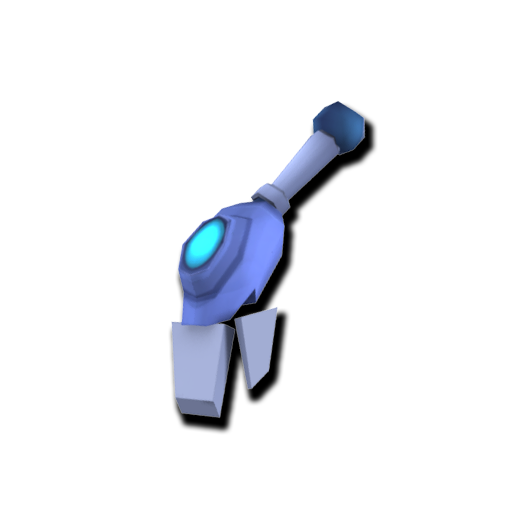
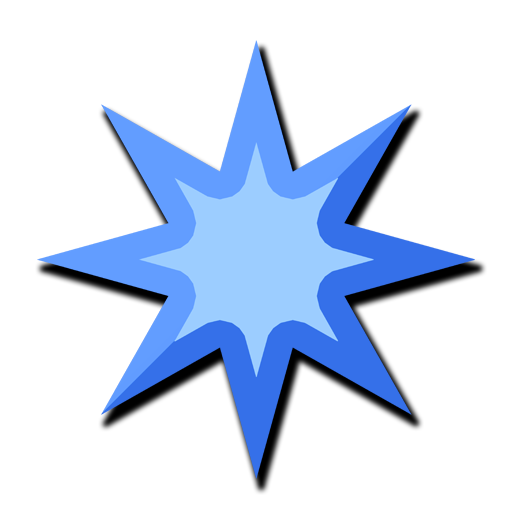
Layered file, before and after one edit (w=512, h=512). Changes by layer:
added layer "Layer 12" above "Layer 11" over [37, 40, 475, 479]
hid "Layer 11" over [170, 100, 366, 419]
